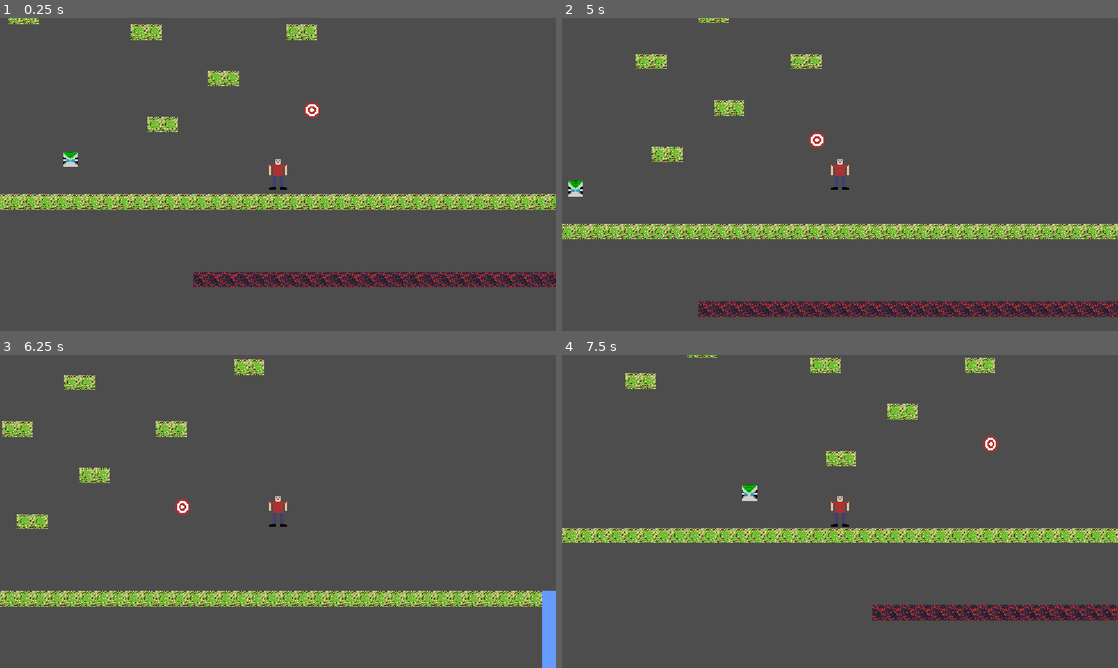
Above: before the commit, frames 1-4 (two rows, left to right).
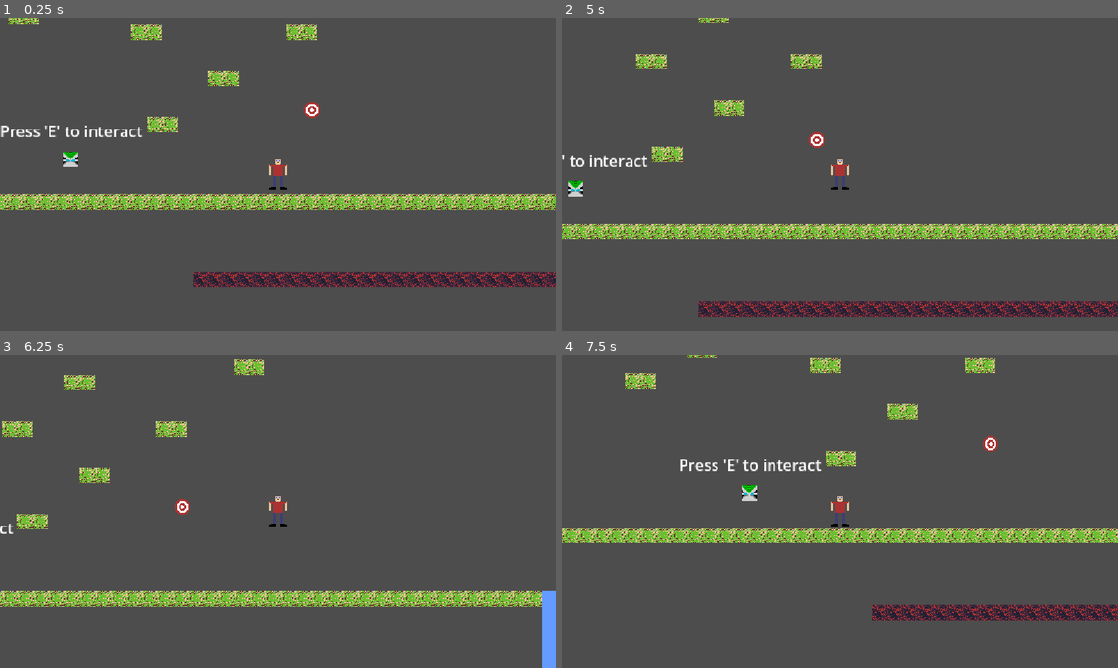
Above: after the commit, the same moments.

Repository: SysadmnIvy27/Final_game_dev
Game: Godot game, scene res://main/main.tscn
Two runs of this game, one before a commit and one after it. Both use one fixed random seed, a clock stepped at 60 frames per second and the inputs below.
Inputs:
- Up to frame 1 (0.25 s): no input
- Up to frame 2 (5 s): tap E (interact) at 0.5, 0.6, 1.25, 1.35, 2, 2.1, 2.75, 2.85, 3.5, 3.6, 4.25, 4.35 s; hold D (move_right) 0.53-2.03 s; tap Space (jump) at 0.77, 1.52, 3.02, 3.77, 4.52 s; hold A (move_left) 2.03-2.78 s; hold D (move_right) 2.78-4.28 s; hold A (move_left) from 4.28 s (still down)
- Up to frame 3 (6.25 s): release A (move_left) at 5.03 s; hold D (move_right) 5.03-5.78 s; tap E (interact) at 5.1, 5.85 s; hold A (move_left) from 5.78 s (still down); tap Space (jump) at 6.02 s
- Up to frame 4 (7.5 s): tap E (interact) at 6.6, 7.35 s; tap Space (jump) at 6.77 s; release A (move_left) at 7.28 s; hold D (move_right) from 7.28 s (still down)

The runs differ from the first frame. In frame 1, 0.3% of the frame differs, in the area x 0-26%, y 34-38%; in frame 2, 0.2%; in frame 3, less than 0.1%; in frame 4, 0.4%, in the area x 21-47%, y 33-38%.

Commit message:
v0.0.4 See changelog

Diff:
--- a/entities/items/oliver_item/oliver_item.gd
+++ b/entities/items/oliver_item/oliver_item.gd
@@ -4,9 +4,10 @@
 @onready var movement_marker : Node
 @onready var attack_range = $attack_area
 @onready var timer = $Cooldown
+@onready var tooltip = $tooltip
 @export var projectile_scene : PackedScene
 var has_owner = false
-const SPEED = 100.0
+var SPEED = 100.0
 var team
 var cooldown = 1
 var follow_dist = 20
@@ -45,3 +46,4 @@
 		team = owner_entity.team
 		movement_marker = entity.get_node("marker_oli")
 		has_owner = true
+		tooltip.visible = false
--- a/entities/items/oliver_item/oliver_item.tscn
+++ b/entities/items/oliver_item/oliver_item.tscn
@@ -29,3 +29,10 @@
 
 [node name="Cooldown" type="Timer" parent="." unique_id=267831332]
 one_shot = true
+
+[node name="tooltip" type="Label" parent="." unique_id=78869873]
+offset_left = -73.0
+offset_top = -41.0
+offset_right = 75.0
+offset_bottom = -18.0
+text = "Press 'E' to interact"
Not shown: 1 places in entities/items/oliver_item/oliver_item.tscn that only renumber resources
Not shown, changed: CHANGELOG.md
